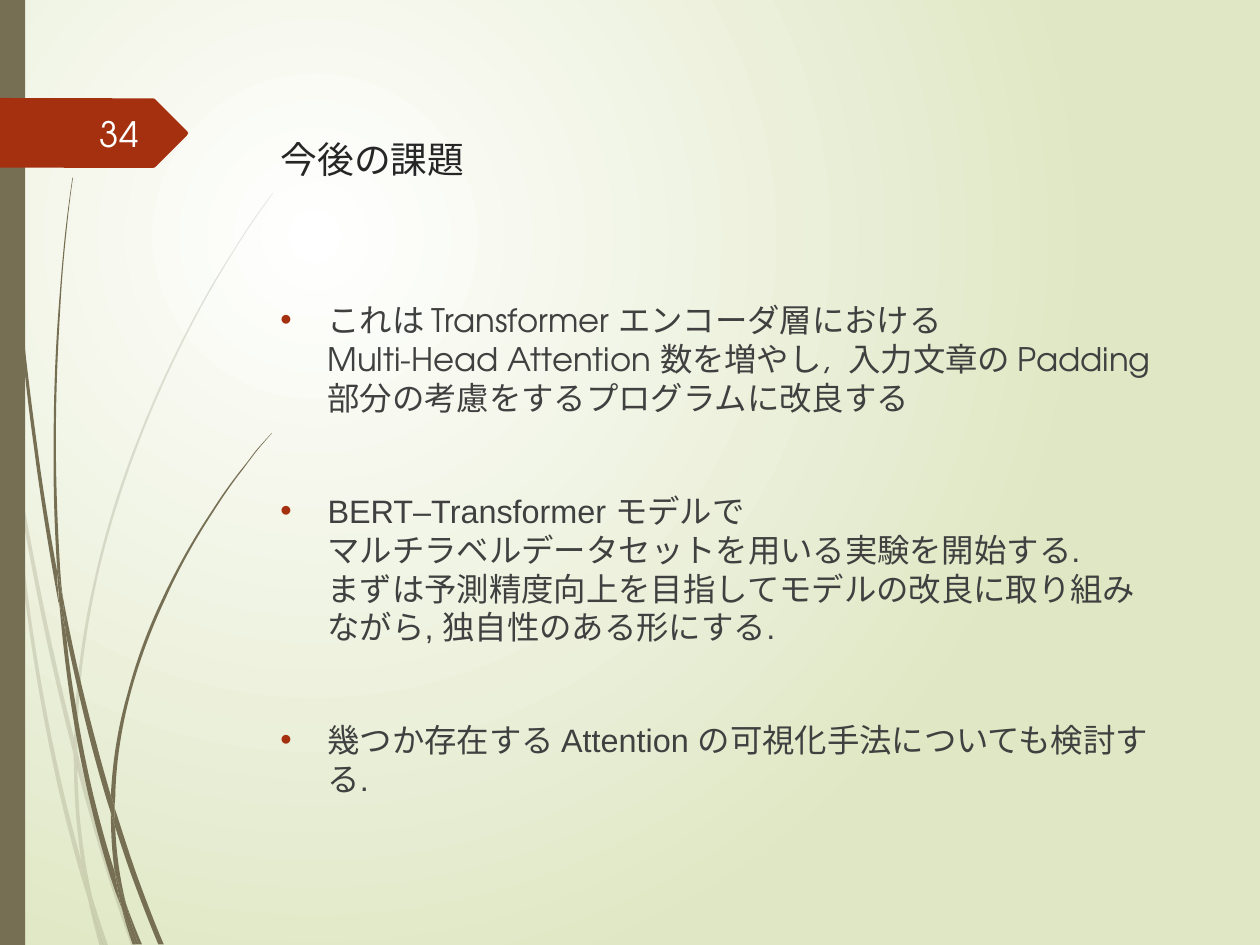
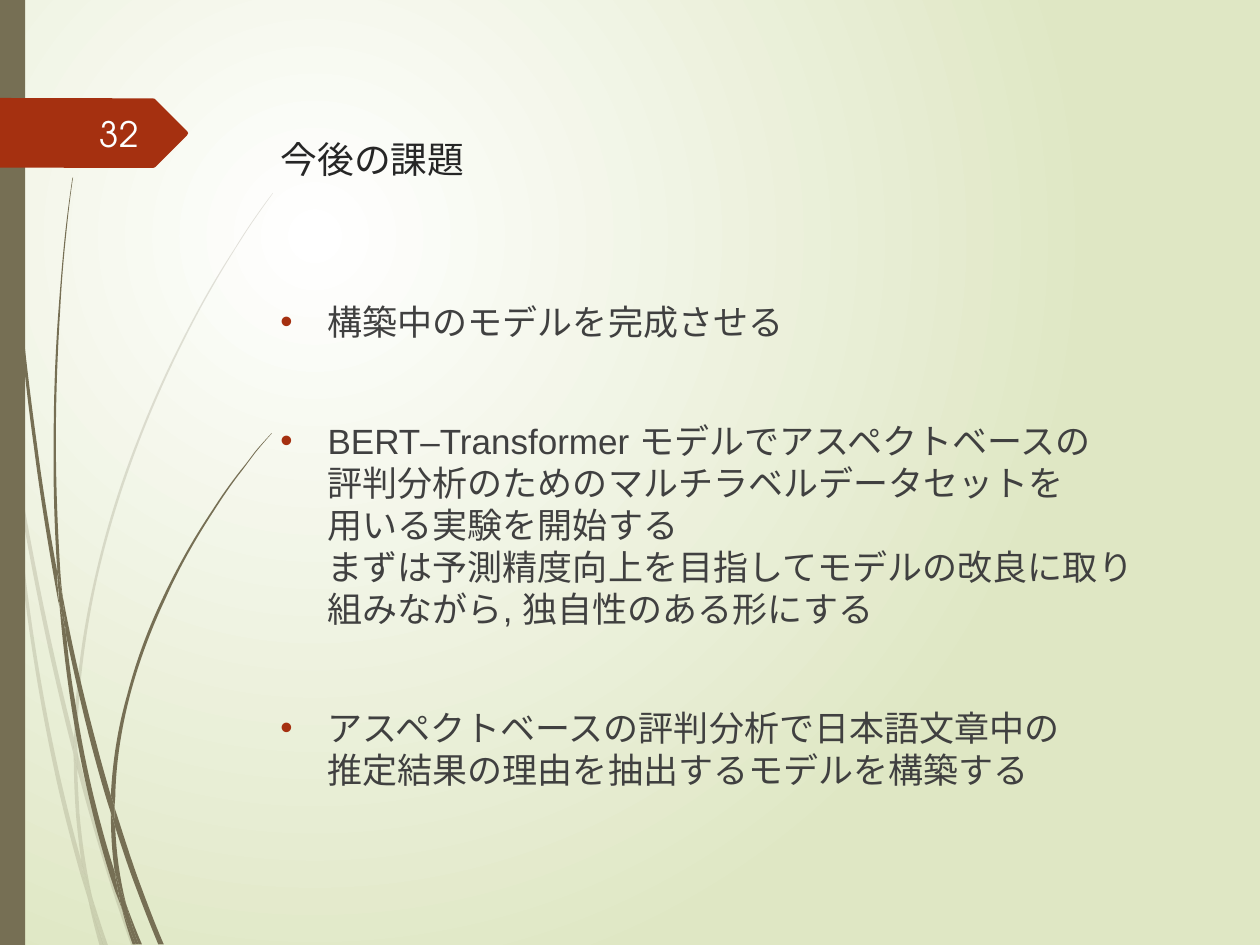
Before and after one commit to yuuki-kusumoto/kusumoto, a slide deck: slide 32 of 2021_prsn_2nd/後期研究発表会.pptx (slide 34 before the commit). Drawn at 1260x945 pixels with LibreOffice and Linux fonts; fonts in the diff are those of the drawing. Boxes give left, top, right and bottom in pixels: in the first picture for what was removed or moved away, otherwise in the second. Text is boxed around its words. In the diff, an @@ line names an element or a change of style, - is before the commit and + after.

```diff
--- a/2021_prsn_2nd/後期研究発表会.pptx
+++ b/2021_prsn_2nd/後期研究発表会.pptx
@@ page number at (100, 120, 139, 148): text changed @@
-34
+32
@@ text at (328, 305, 1133, 786): text changed; size 18.5 to 20 pt @@
-• これは Transformer エンコーダ層における
-  Multi-Head Attention 数を増やし, 入力文章の Padding 部分の考慮をするプログラムに改良する
-• BERT–Transformer モデルで
-  マルチラベルデータセットを用いる実験を開始する.
-  まずは予測精度向上を目指してモデルの改良に取り組みながら, 独自性のある形にする.
-• 幾つか存在する Attention の可視化手法についても検討する.
+• 構築中のモデルを完成させる
+• BERT–Transformer モデルでアスペクトベースの
+  評判分析のためのマルチラベルデータセットを
+  用いる実験を開始する
+  まずは予測精度向上を目指してモデルの改良に取り組みながら, 独自性のある形にする
+• アスペクトベースの評判分析で日本語文章中の
+  推定結果の理由を抽出するモデルを構築する
```
Also in this commit, not shown: 28 other slides changed, 2 slides added, 1 slide removed, 1 other file.
